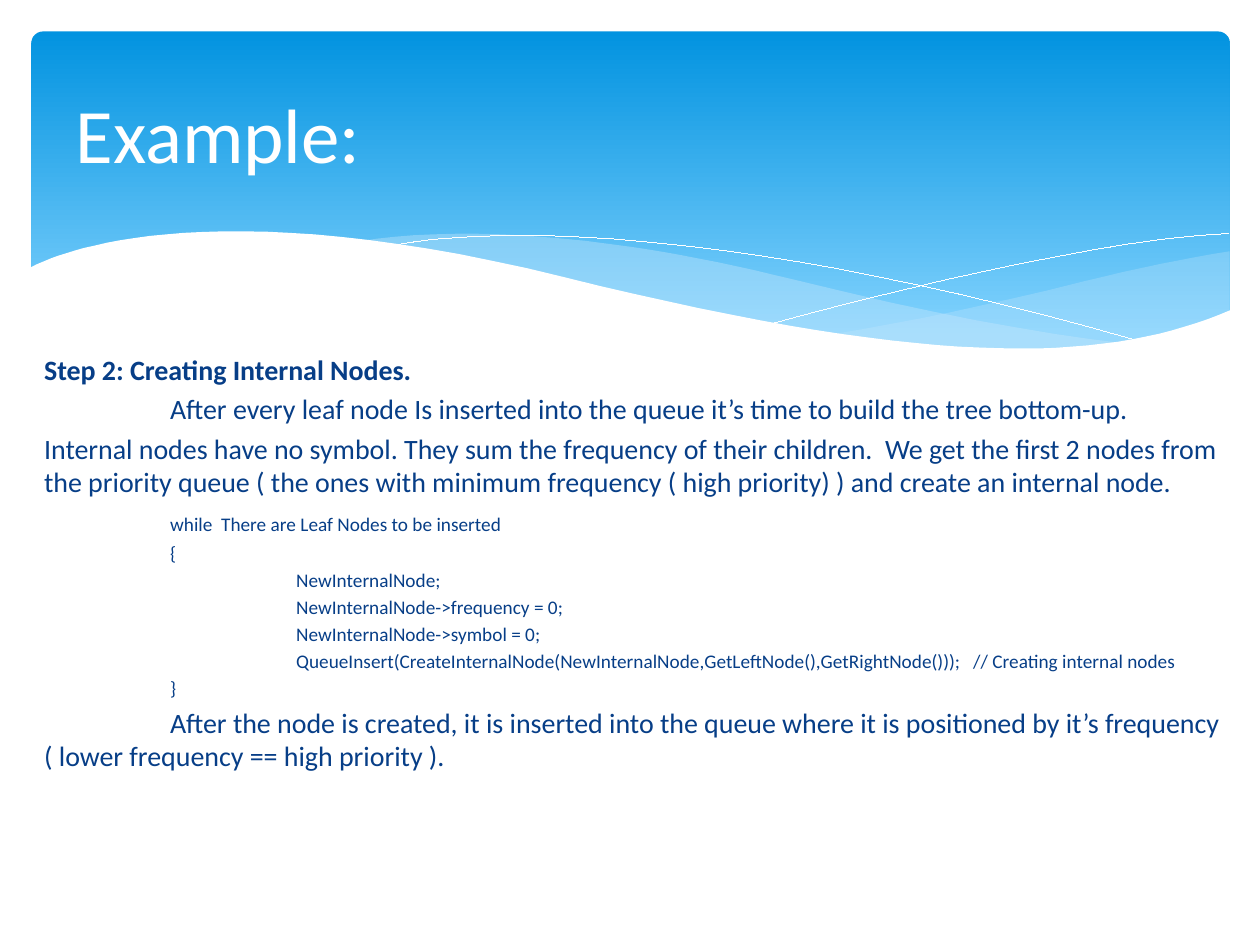
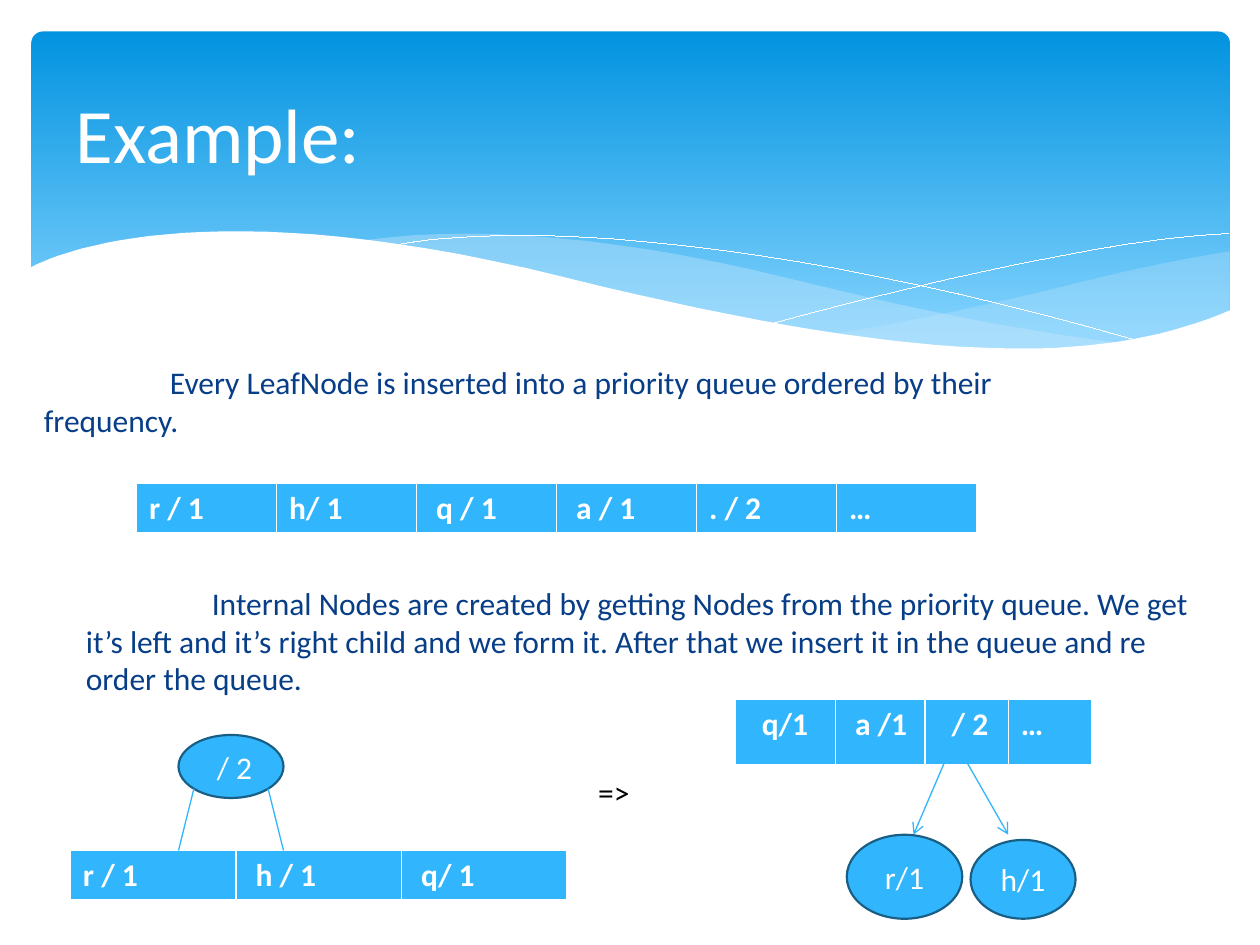
Before and after one commit to mihaescu/ADS, a slide deck: slide 5 of Data-Compression/Huffman.pptx. Drawn at 1260x945 pixels with LibreOffice and Linux fonts; fonts in the diff are those of the drawing. Boxes give left, top, right and bottom in pixels: in the first picture for what was removed or moved away, otherwise in the second. Text is boxed around its words. In the diff, an @@ line names an element or a change of style, - is before the commit and + after.

```diff
--- a/Data-Compression/Huffman.pptx
+++ b/Data-Compression/Huffman.pptx
@@ text removed at [44,360,1219,771] @@
-Step 2: Creating Internal Nodes.
-After every leaf node Is inserted into the queue it’s time to build the tree bottom-up.
-Internal nodes have no symbol. They sum the frequency of their children. We get the first 2 nodes from the priority queue ( the ones with minimum frequency ( high priority) ) and create an internal node.
-while There are Leaf Nodes to be inserted
-{
-NewInternalNode;
-NewInternalNode->frequency = 0;
-NewInternalNode->symbol = 0;
-QueueInsert(CreateInternalNode(NewInternalNode,GetLeftNode(),GetRightNode())); // Creating internal nodes
-}
-After the node is created, it is inserted into the queue where it is positioned by it’s frequency ( lower frequency == high priority ).
@@ text added at [44,372,992,437], 18 pt, text #073E87 @@
+Every LeafNode is inserted into a priority queue ordered by their frequency.
@@ table added at [136,483,975,534], 1 rows, 6 columns @@
+r / 1 | h/ 1 | q / 1 | a / 1 | . / 2 | …
@@ text added at [86,593,1188,695], 18 pt, text #073E87 @@
+Internal Nodes are created by getting Nodes from the priority queue. We get it’s left and it’s right child and we form it. After that we insert it in the queue and re order the queue.
@@ table added at [735,699,1091,767], 1 rows, 4 columns @@
+q/1 | a /1 | / 2 | …
@@ ellipse added at [179,735,284,798], fill #31B6FD, outline #195F84 1.25 pt, 18 pt, text #FFFFFF @@
+/ 2
@@ text added at [494,766,736,816], 18 pt, text #000000 @@
+=>
@@ arrow added from (945, 761) to (914, 834), #31B6FD 0.75 pt @@
@@ arrow added from (966, 761) to (1008, 834), #31B6FD 0.75 pt @@
@@ line added from (179, 850) to (194, 789), #31B6FD 0.75 pt @@
@@ line added from (268, 789) to (284, 850), #31B6FD 0.75 pt @@
@@ ellipse added at [847,834,963,919], fill #31B6FD, outline #195F84 1.25 pt, 18 pt, text #FFFFFF @@
+r/1
@@ table added at [71,850,566,902], 1 rows, 3 columns @@
+r / 1 | h / 1 | q/ 1
@@ ellipse added at [970,840,1075,919], fill #31B6FD, outline #195F84 1.25 pt, 18 pt, text #FFFFFF @@
+h/1
```
Also in this commit, not shown: 7 other slides changed, 3 slides added, 3 slides removed, 1 other file.
